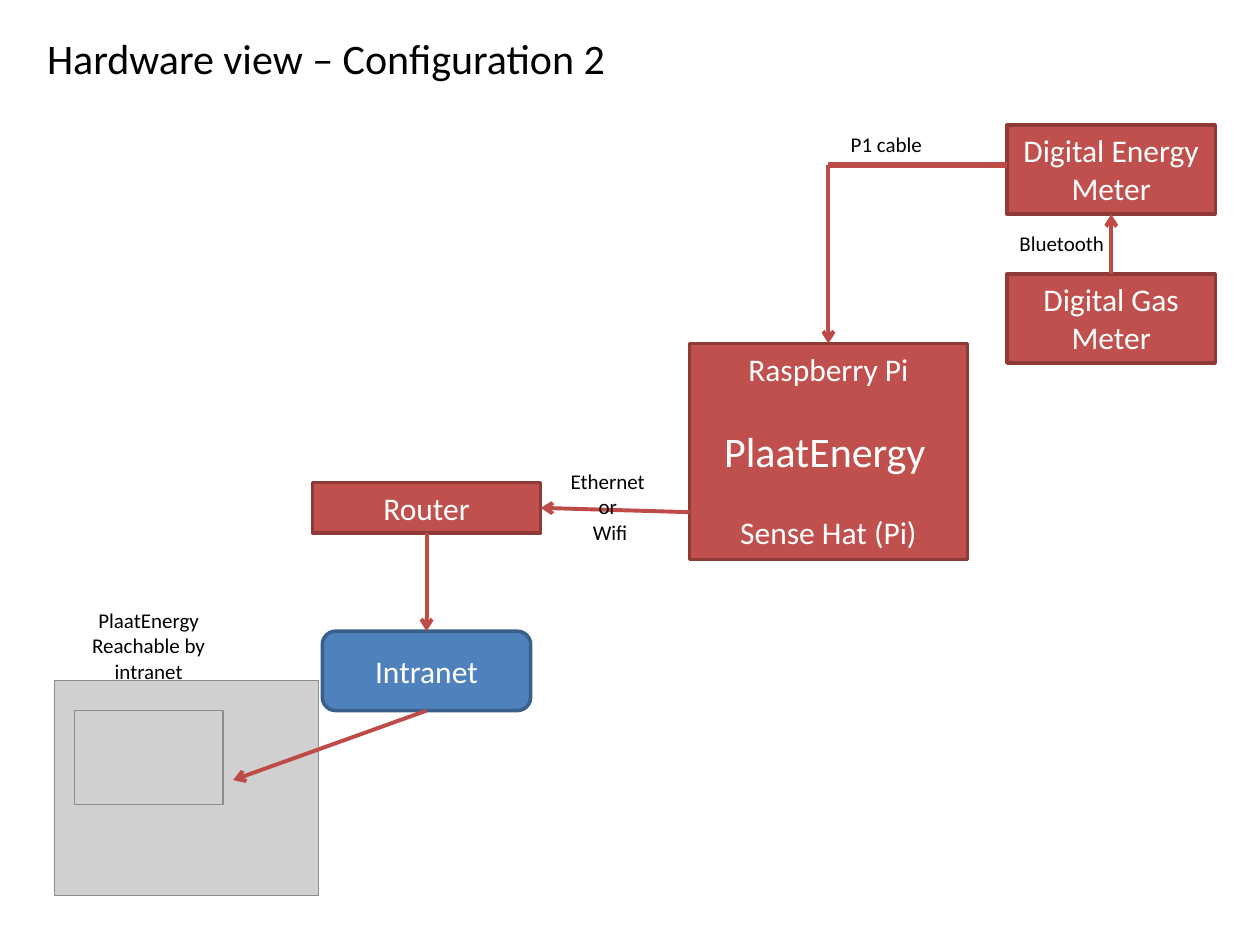
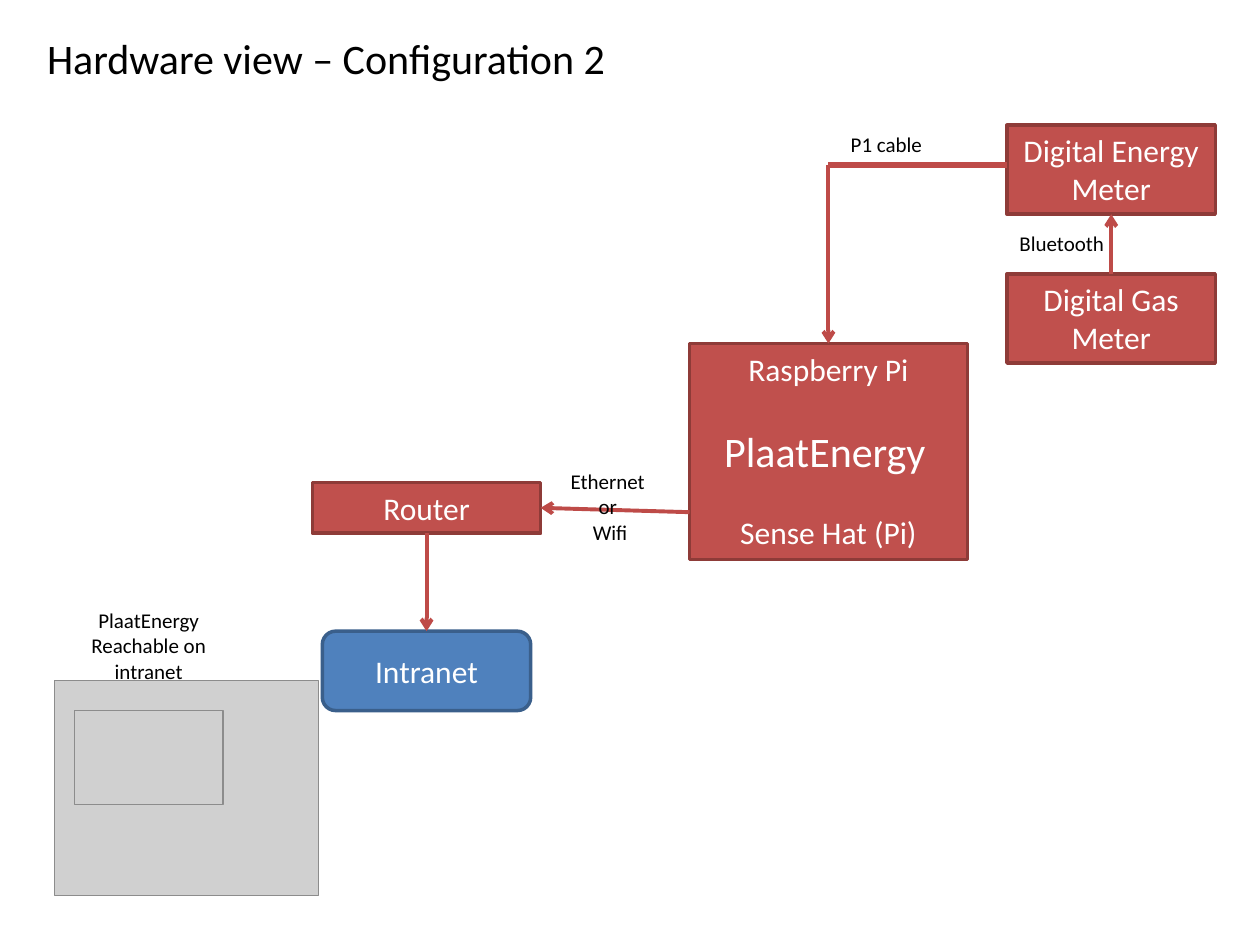
Before and after one commit to plaatsoft/plaatenergy, a slide deck: slide 6 of doc/ppt/PlaatEnergy Design.pptx. Drawn at 1260x945 pixels with LibreOffice and Linux fonts; fonts in the diff are those of the drawing; grey boxes stand for pictures. Boxes give left, top, right and bottom in pixels: in the first picture for what was removed or moved away, otherwise in the second. Text is boxed around its words. In the diff, an @@ line names an element or a change of style, - is before the commit and + after.

```diff
--- a/doc/ppt/PlaatEnergy Design.pptx
+++ b/doc/ppt/PlaatEnergy Design.pptx
@@ text at (91, 638, 206, 653): text changed @@
-Reachable by
+Reachable on
@@ arrow removed from (427, 711) to (233, 780) @@
```
Also in this commit, not shown: 4 other slides changed, 1 slide added, 7 other files.
